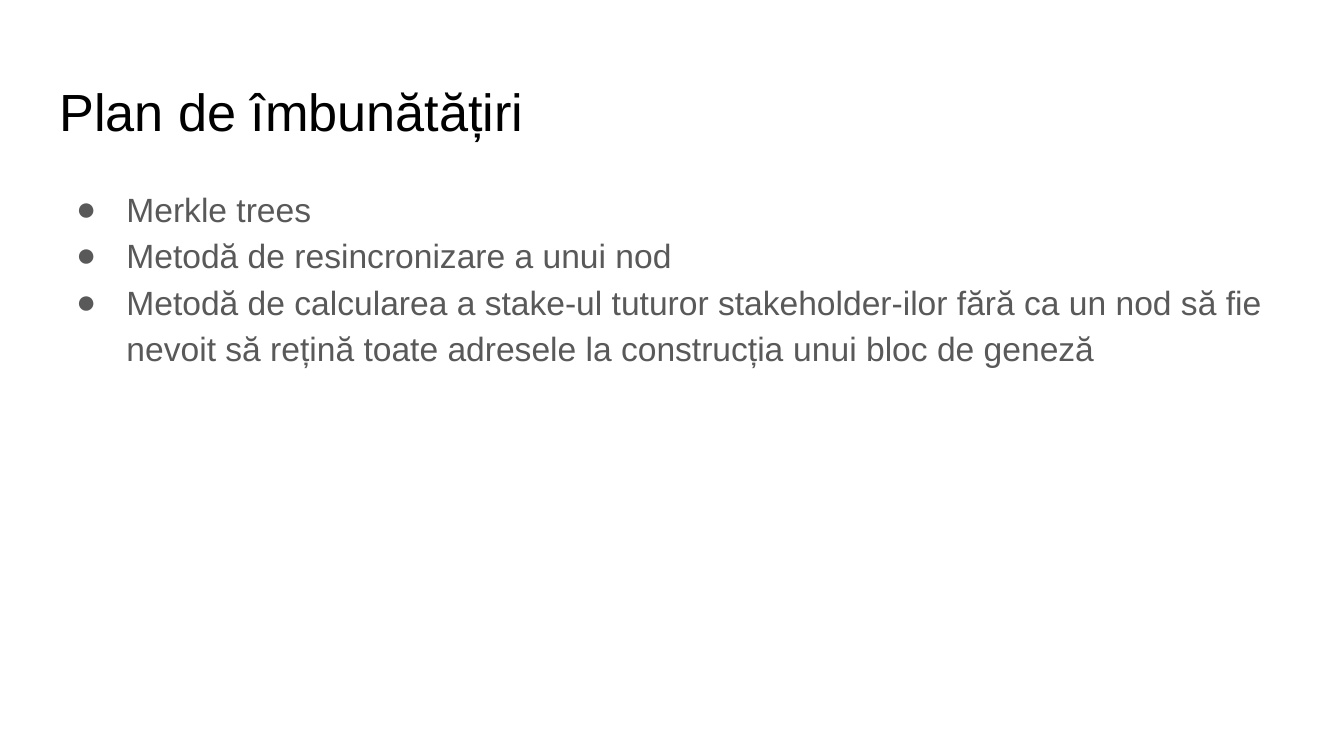
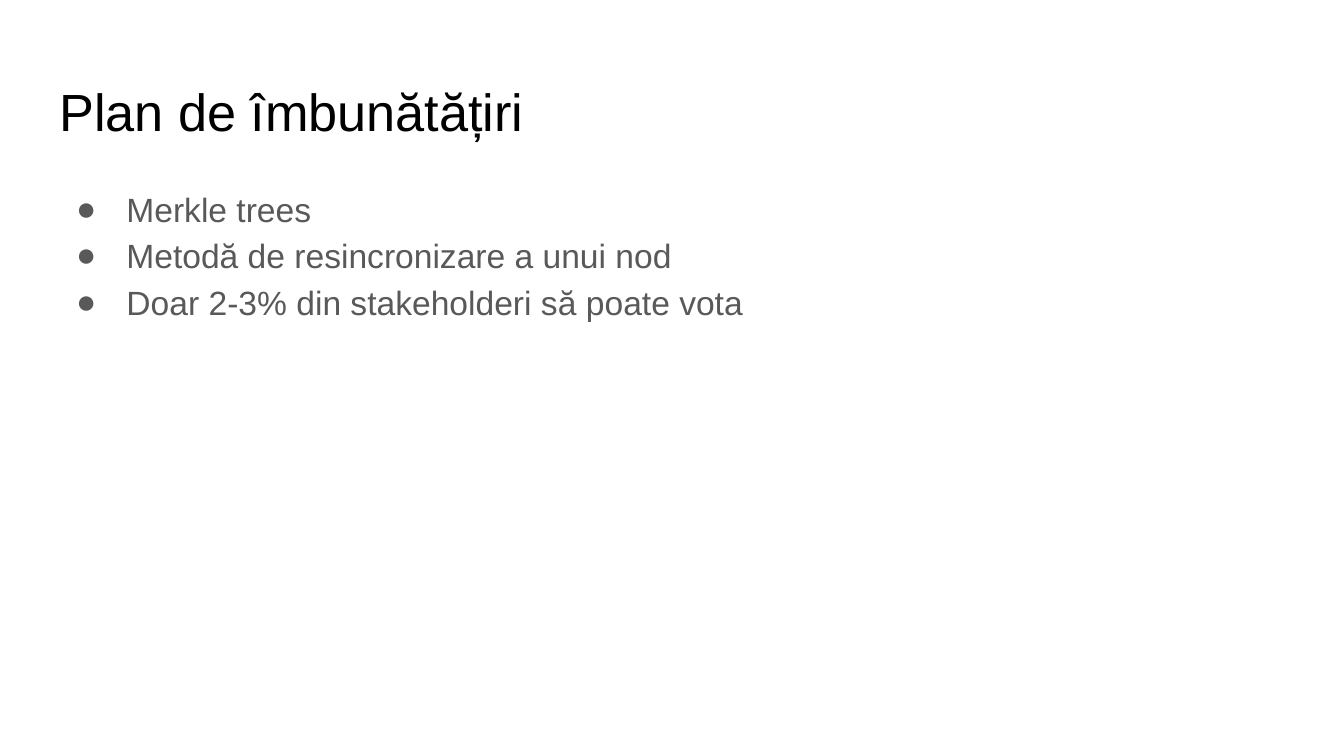
Before and after one commit to cosminchiriac97/ouroboros, a slide deck: slide 14 of Prezentare.pptx. Drawn at 1344x756 pixels with LibreOffice and Linux fonts; fonts in the diff are those of the drawing. Boxes give left, top, right and bottom in pixels: in the first picture for what was removed or moved away, otherwise in the second. Text is boxed around its words. In the diff, an @@ line names an element or a change of style, - is before the commit and + after.

```diff
--- a/Prezentare.pptx
+++ b/Prezentare.pptx
@@ text at (x1=126, y1=290, x2=742, y2=321): text changed @@
-● Metodă de calcularea a stake-ul tuturor stakeholder-ilor fără ca un nod să fie nevoit să rețină toate adresele la construcția unui bloc de geneză
+● Doar 2-3% din stakeholderi să poate vota
```
Also in this commit, not shown: 6 other slides changed, 1 slide added, 1 other file.
